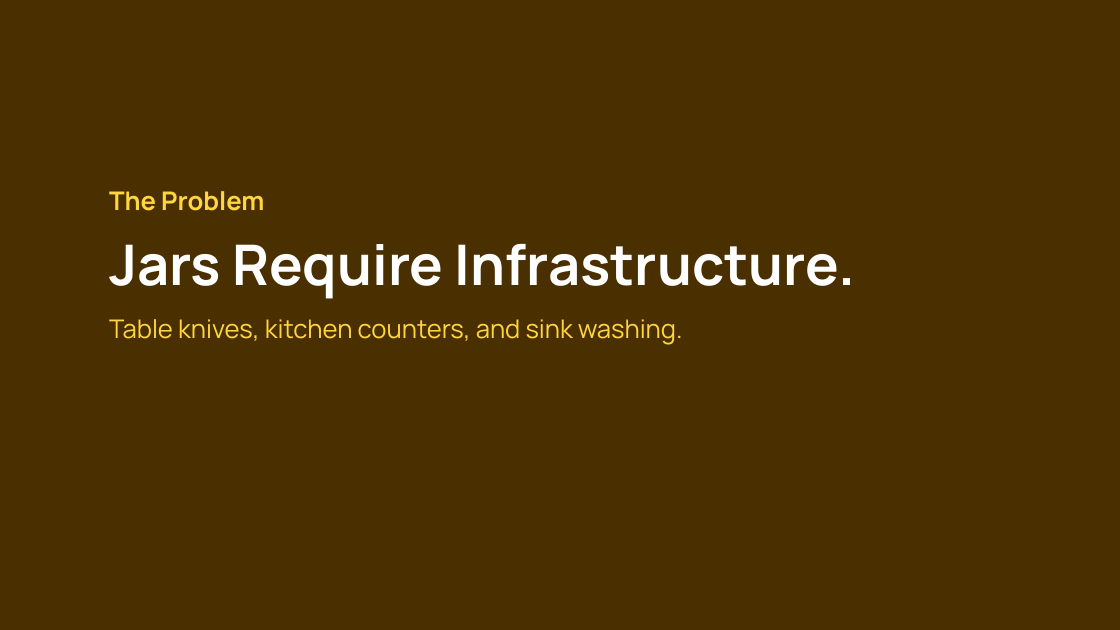
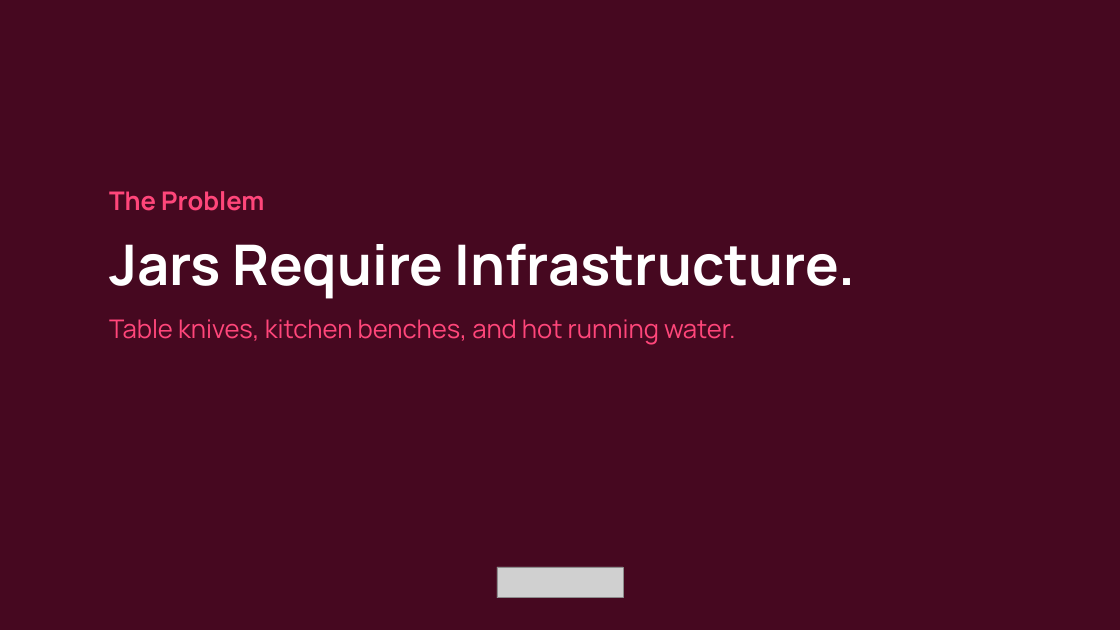
Before and after one commit to JacobCrume/stamp-spreads, a slide deck: slide 2 of presentation/Stamp-pitch.pptx. Drawn at 1120x630 pixels with LibreOffice and Linux fonts; fonts in the diff are those of the drawing; grey boxes stand for pictures. Boxes give left, top, right and bottom in pixels: in the first picture for what was removed or moved away, otherwise in the second. Text is boxed around its words. In the diff, an @@ line names an element or a change of style, - is before the commit and + after.

Commit message:
feat(presentation): redesign 23-slide rapid-fire pitch deck with distinct palettes, bottom wordmark, and embedded figures

```diff
--- a/presentation/Stamp-pitch.pptx
+++ b/presentation/Stamp-pitch.pptx
@@ rectangle at [0, 0, 1120, 630]: fill #4A3000 to #460820 @@
@@ text at [109, 191, 264, 211]: text colour #FFD640 to #FF467A in "The Problem" @@
@@ text at [109, 319, 736, 345]: text changed; text colour #FFD640 to #FF467A @@
-Table knives, kitchen counters, and sink washing.
+Table knives, kitchen benches, and hot running water.
@@ picture added at [497, 567, 623, 598] @@
```
Also in this commit, not shown: 15 other slides changed, 7 slides added, 1 slide removed, 2 other files.
